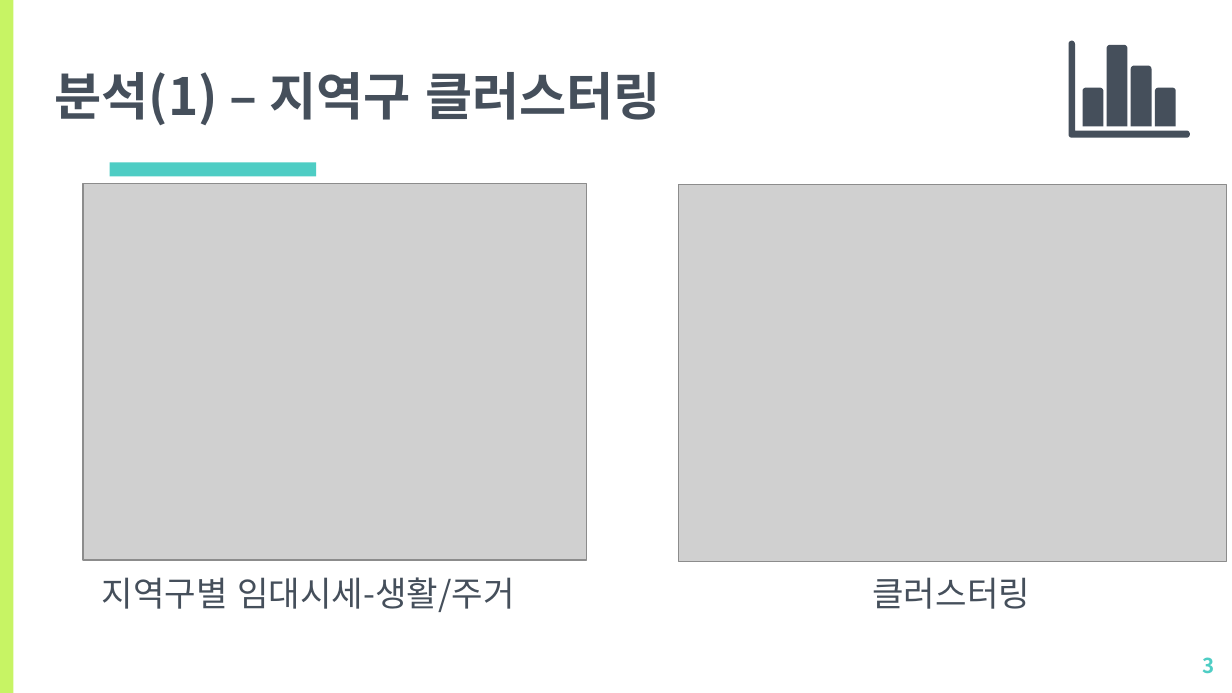
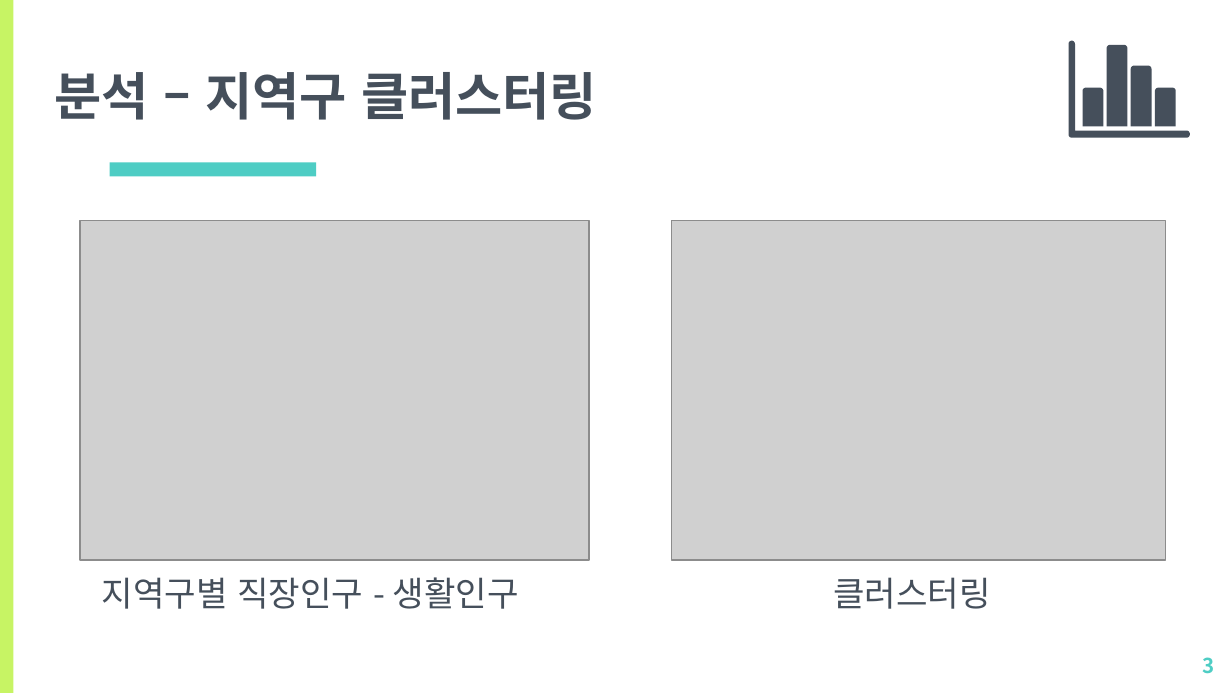
Before and after one commit to howtolivelikehuman/WaRaConv, a slide deck: slide 3 of Documents/Presentation/[소프트웨어응용] 2조 프로젝트 2차발표.pptx. Drawn at 1232x693 pixels with LibreOffice and Linux fonts; fonts in the diff are those of the drawing; grey boxes stand for pictures. Boxes give left, top, right and bottom in pixels: in the first picture for what was removed or moved away, otherwise in the second. Text is boxed around its words. In the diff, an @@ line names an element or a change of style, - is before the commit and + after.

Commit message:
mid_presentation

```diff
--- a/Documents/Presentation/[소프트웨어응용] 2조 프로젝트 2차발표.pptx
+++ b/Documents/Presentation/[소프트웨어응용] 2조 프로젝트 2차발표.pptx
@@ text at (x1=54, y1=72, x2=597, y2=120): text changed @@
-분석(1) – 지역구 클러스터링
+분석 – 지역구 클러스터링
@@ picture resized from (x1=83, y1=184, x2=586, y2=561) to (x1=80, y1=221, x2=589, y2=561) @@
@@ picture resized from (x1=679, y1=185, x2=1227, y2=562) to (x1=671, y1=221, x2=1165, y2=561) @@
@@ text "클러스터링" moved from (x1=872, y1=577, x2=1030, y2=609) to (x1=833, y1=577, x2=991, y2=609) @@
@@ text at (x1=102, y1=577, x2=519, y2=609): text changed @@
-지역구별 임대시세-생활/주거
+지역구별 직장인구 - 생활인구
```
Also in this commit, not shown: 2 other slides changed, 3 other files.
